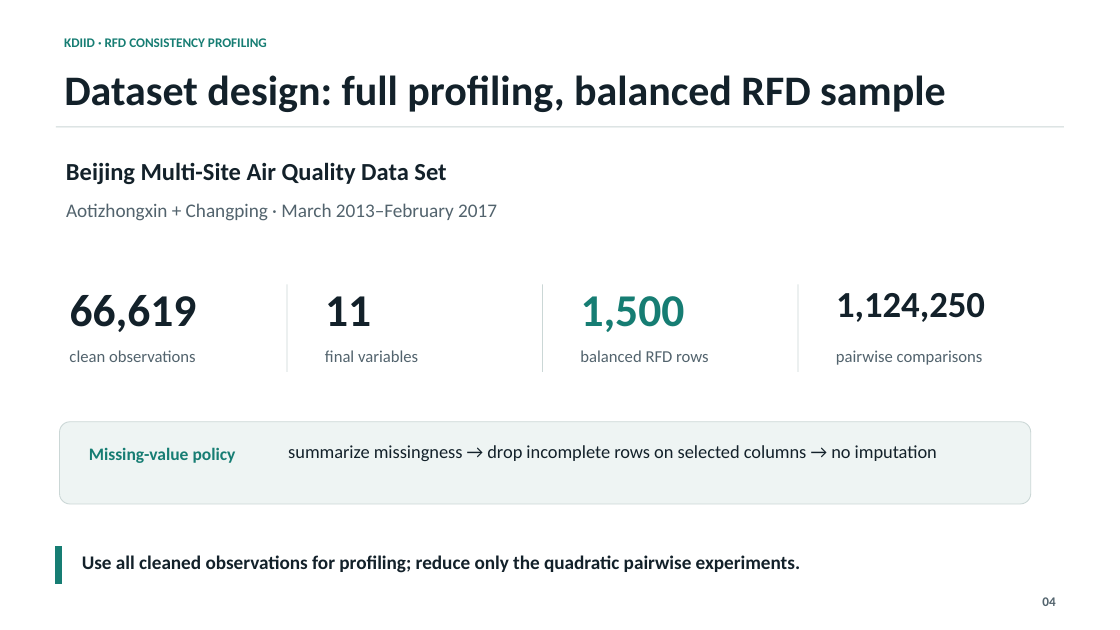
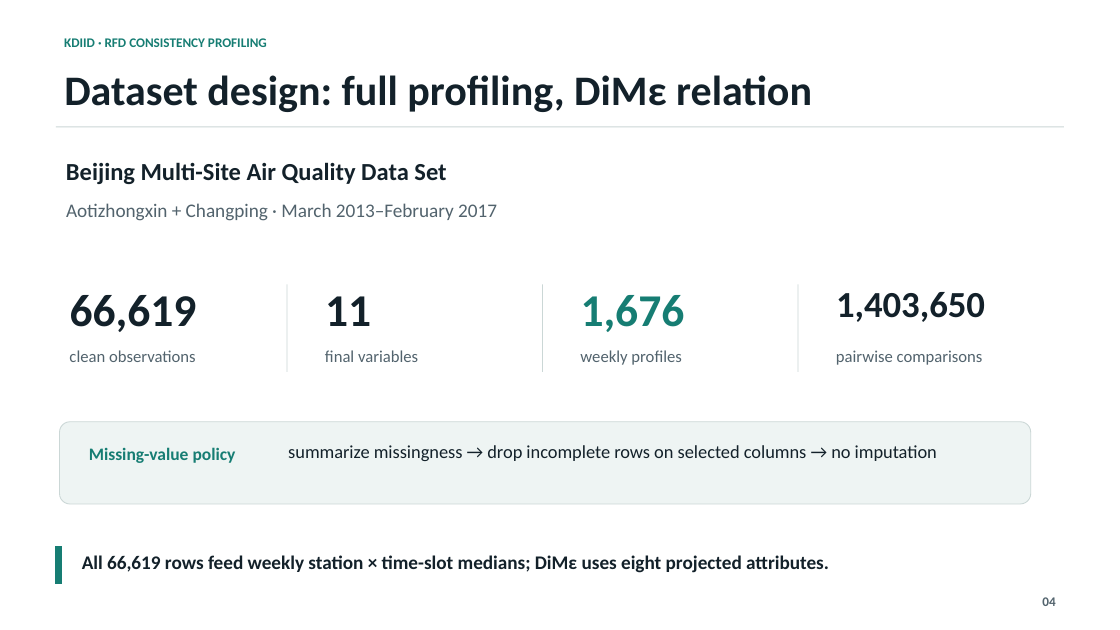
Before and after one commit to matthew-2000/rfd-urban-digital-twin, a slide deck: slide 4 of presentation/kdiid_rfd_presentation.pptx. Drawn at 1120x630 pixels with LibreOffice and Linux fonts; fonts in the diff are those of the drawing. Boxes give left, top, right and bottom in pixels: in the first picture for what was removed or moved away, otherwise in the second. Text is boxed around its words. In the diff, an @@ line names an element or a change of style, - is before the commit and + after.

```diff
--- a/presentation/kdiid_rfd_presentation.pptx
+++ b/presentation/kdiid_rfd_presentation.pptx
@@ text at (64, 75, 812, 112): text changed @@
-Dataset design: full profiling, balanced RFD sample
+Dataset design: full profiling, DiMε relation
@@ text at (581, 295, 685, 332): text changed @@
-1,500
+1,676
@@ text at (836, 292, 985, 322): text changed @@
-1,124,250
+1,403,650
@@ text at (580, 350, 681, 365): text changed @@
-balanced RFD rows
+weekly profiles
@@ text at (82, 555, 829, 573): text changed @@
-Use all cleaned observations for profiling; reduce only the quadratic pairwise experiments.
+All 66,619 rows feed weekly station × time-slot medians; DiMε uses eight projected attributes.
```
Also in this commit, not shown: 11 other slides changed, 3 slides added, 2 slides removed, 28 other files.
